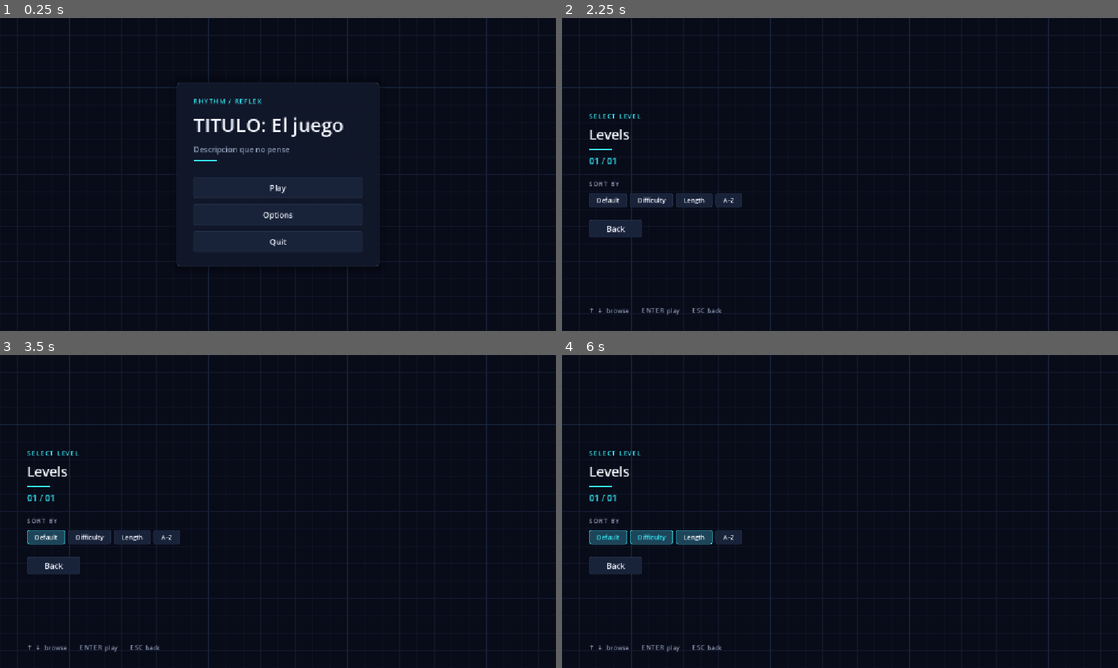
Above: before the commit, frames 1-4 (two rows, left to right).
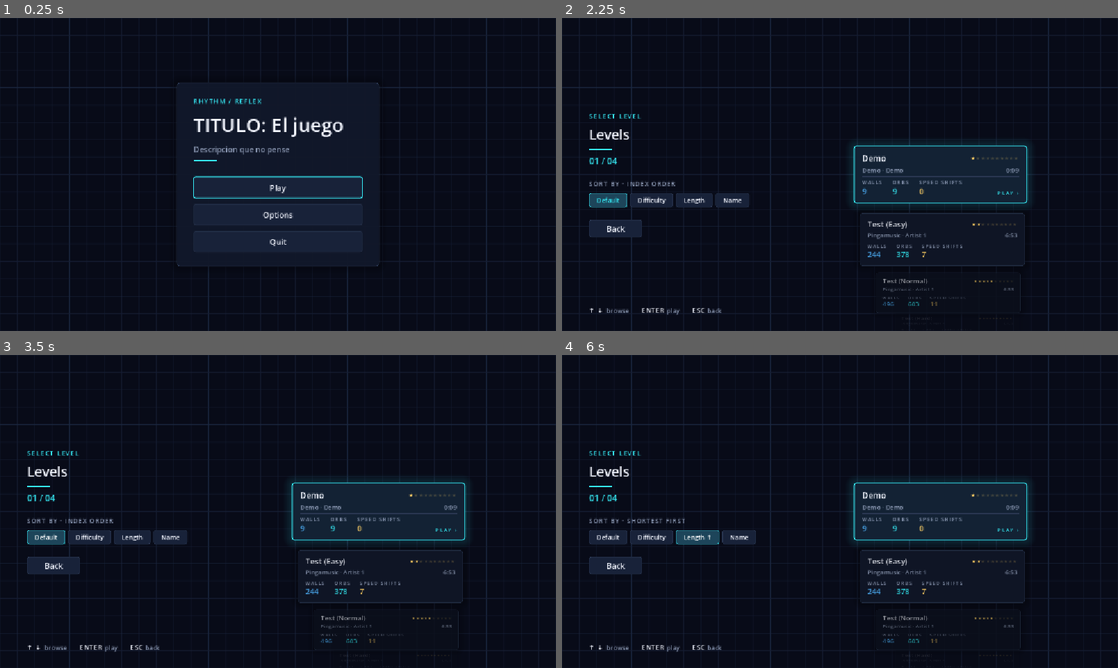
Above: after the commit, the same moments.

Repository: ftambler/godot-rythm-game
Game: Godot game, scene res://scenes/ui/Menu.tscn
Same seed, same stepped clock (60 frames per second), same inputs: the game is played once before the commit and once after it.
Inputs:
- Up to frame 1 (0.25 s): no input
- Up to frame 2 (2.25 s): click "Options" at 0.5 s; click "Back" at 1.25 s; click "Play" at 2 s
- Up to frame 3 (3.5 s): click "Default" at 2.75 s
- Up to frame 4 (6 s): click "Difficulty" at 3.5 s; click "Difficulty" (after the commit: "Difficulty ↑") at 4.25 s; click "Difficulty" (after the commit: "Difficulty ↓") at 5 s; click "Length" at 5.75 s

The runs differ from the first frame. In frame 1, 0.4% of the frame differs, in the area x 34-66%, y 50-58%; in frame 2, 6.6%; in frame 3, 6.3%; in frame 4, 7.1%, in the area x 4-84%, y 40-95%.
Error before the commit: Invalid call. Nonexistent function 'play_menu_music' in base 'Node (MusicController.gd)'. (res://scripts/Menu.gd:9)

Commit message:
Added menu music and sfx sounds

Diff:
--- a/scripts/MusicController.gd
+++ b/scripts/MusicController.gd
@@ -3,13 +3,26 @@
 const MUSIC_DIRECTORY := "res://audio/"
 const MIN_VOLUME_DB := -80.0
 const SETTINGS_PATH := "user://settings.cfg"
+const MENU_MUSIC := "res://audio/ui/menuLoop.mp3"
+const UI_BUTTON_SOUND := preload("res://audio/ui/menuButton.mp3")
+const UI_SOUND_POLYPHONY := 4
+# Keyboard actions that move focus between controls; focus changes caused by
+# anything else (e.g. a menu calling grab_focus() on open) stay silent.
+const UI_NAVIGATION_ACTIONS: Array[StringName] = [
+	&"ui_up", &"ui_down", &"ui_left", &"ui_right", &"ui_focus_next", &"ui_focus_prev",
+]
 
 var _player: AudioStreamPlayer
+var _ui_player: AudioStreamPlayer
+var _last_ui_sound_frame := -1
 var _volume := 1.0
 var _sfx_volume := 1.0
 var _fade_tween: Tween
 
 func _ready() -> void:
+	# Fades and UI sounds keep running while the game is paused (pause menu,
+	# level intro); the music itself still pauses with the tree.
+	process_mode = Node.PROCESS_MODE_ALWAYS
 	_load_settings()
 	_ensure_bus("Music")
 	_ensure_bus("SFX")
@@ -18,9 +31,38 @@
 	_player = AudioStreamPlayer.new()
 	_player.name = "MusicPlayer"
 	_player.bus = "Music"
+	_player.process_mode = Node.PROCESS_MODE_PAUSABLE
 	add_child(_player)
+	_ui_player = AudioStreamPlayer.new()
+	_ui_player.name = "UiSoundPlayer"
+	_ui_player.bus = "SFX"
+	_ui_player.stream = UI_BUTTON_SOUND
+	_ui_player.max_polyphony = UI_SOUND_POLYPHONY
+	add_child(_ui_player)
+	get_tree().node_added.connect(_on_node_added)
+	# The main scene's nodes are added before this autoload is ready, so
+	# node_added misses them; hook those up once startup has finished.
+	_hook_existing_buttons.call_deferred(get_tree().root)
 
-func play_music(file_name: String, start_position := 0.0, fade_duration := 1.0) -> void:
+func play_menu_music() -> void:
+	# Optional until the track is added to the project.
+	if ResourceLoader.exists(MENU_MUSIC):
+		play_music(MENU_MUSIC, 0.0, 1.0, true)
+	else:
+		# Don't carry a level preview from the level select into the menu.
+		stop_music()
+
+## Plays the UI click/hover sound on the SFX bus. Repeated calls within one
+## frame (e.g. a button's hover and the screen reacting to the same input)
+## play it once.
+func play_ui_sound() -> void:
+	var frame := Engine.get_process_frames()
+	if frame == _last_ui_sound_frame:
+		return
+	_last_ui_sound_frame = frame
+	_ui_player.play()
+
+func play_music(file_name: String, start_position := 0.0, fade_duration := 1.0, loop := false) -> void:
 	var music_path := file_name
 	if not music_path.begins_with("res://"):
 		music_path = MUSIC_DIRECTORY + file_name
@@ -35,7 +77,13 @@
 		return
 
 	if _player.playing and _player.stream == stream:
+		# Undoes a fade-out still in progress (e.g. browsing away from a song
+		# and straight back); killing that tween also cancels its pending switch.
+		fade_in(fade_duration)
 		return
+
+	if stream is AudioStreamMP3 or stream is AudioStreamOggVorbis:
+		stream.loop = loop
 
 	if _player.playing:
 		await fade_out(fade_duration)
@@ -49,7 +97,10 @@
 	if not _player.playing:
 		return
 
-	await fade_out(fade_duration)
+	if fade_duration > 0.0:
+		await fade_out(fade_duration)
+	else:
+		_kill_fade()
 	_player.stop()
 	_player.stream = null
 
@@ -82,6 +133,28 @@
 	_fade_tween.tween_property(_player, "volume_db", MIN_VOLUME_DB, maxf(duration, 0.0))
 	await _fade_tween.finished
 
+func _on_node_added(node: Node) -> void:
+	# Re-parented buttons are added again; they already have the sounds hooked up.
+	if node is BaseButton and not node.pressed.is_connected(play_ui_sound):
+		node.mouse_entered.connect(_on_button_hovered.bind(node))
+		node.focus_entered.connect(_on_button_focused)
+		node.pressed.connect(play_ui_sound)
+
+func _hook_existing_buttons(node: Node) -> void:
+	_on_node_added(node)
+	for child in node.get_children():
+		_hook_existing_buttons(child)
+
+func _on_button_hovered(button: BaseButton) -> void:
+	if not button.disabled:
+		play_ui_sound()
+
+func _on_button_focused() -> void:
+	for action in UI_NAVIGATION_ACTIONS:
+		if Input.is_action_just_pressed(action):
+			play_ui_sound()
+			return
+
 func _volume_to_db(value: float) -> float:
 	return linear_to_db(maxf(value, 0.0001))
 
